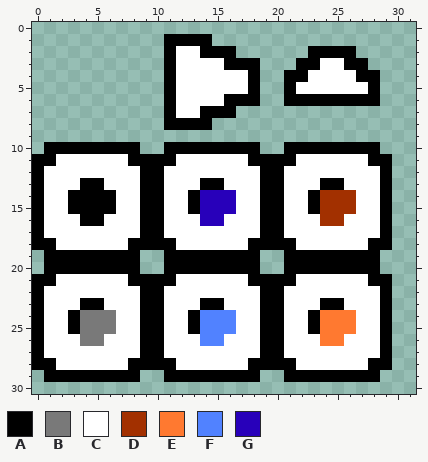
File history of a pixel-art file, program/theme_atlas.aseprite. This is how it looked before the edit.
64x64 pixels, 1 frame. Shown: x 0..31, y 0..30.
Palette (. is transparent): A #000000  B #797979  C #ffffff  D #a23000  E #ff7930  F #5182ff  G #2800ba
Pixels before, first column x 0:
 1 ...........AAAA...............
 2 ...........ACCAAA......AAAA...
 3 ...........ACCCCAAA...AACCAA..
 4 ...........ACCCCCCA..AACCCCAA.
 5 ...........ACCCCCCA..ACCCCCCA.
 6 ...........ACCCCAAA..AAAAAAAA.
 7 ...........ACCAAA.............
 8 ...........AAAA...............
 9 ..............................
10 .AAAAAAAA..AAAAAAAA..AAAAAAAA.
11 AACCCCCCAAAACCCCCCAAAACCCCCCAA
12 ACCCCCCCCAACCCCCCCCAACCCCCCCCA
13 ACCCAACCCAACCCAACCCAACCCAACCCA
14 ACCAAAACCAACCAGGGCCAACCADDDCCA
15 ACCAAAACCAACCAGGGCCAACCADDDCCA
16 ACCCAACCCAACCCGGCCCAACCCDDCCCA
17 ACCCCCCCCAACCCCCCCCAACCCCCCCCA
18 AACCCCCCAAAACCCCCCAAAACCCCCCAA
19 .AAAAAAAA..AAAAAAAA..AAAAAAAA.
20 .AAAAAAAA..AAAAAAAA..AAAAAAAA.
21 AACCCCCCAAAACCCCCCAAAACCCCCCAA
22 ACCCCCCCCAACCCCCCCCAACCCCCCCCA
23 ACCCAACCCAACCCAACCCAACCCAACCCA
24 ACCABBBCCAACCAFFFCCAACCAEEECCA
25 ACCABBBCCAACCAFFFCCAACCAEEECCA
26 ACCCBBCCCAACCCFFCCCAACCCEECCCA
27 ACCCCCCCCAACCCCCCCCAACCCCCCCCA
28 AACCCCCCAAAACCCCCCAAAACCCCCCAA
29 .AAAAAAAA..AAAAAAAA..AAAAAAAA.
The result:
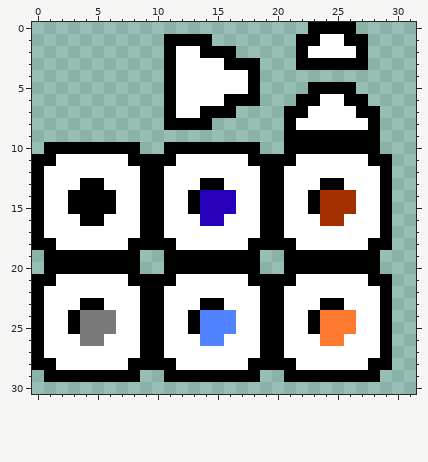
What changed:
Changed rows in their new state; - is an unchanged pixel.
first column x 21:
 0 --AAAA--
 1 -AACCAA-
 2 -ACCCCA-
 3 ---AA---
 4 ........
 5 ..AAAA..
 6 .--CC--.
 7 AACCCCAA
 8 ACCCCCCA
 9 AAAAAAAA
Boxes around the changes in both pictures, in picture pixels (x1, y1, x2, y2):
changed: (284, 22, 380, 142)
